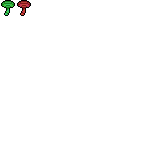
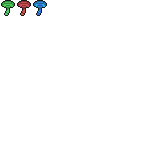
Layer changes from the first 160 x 160 image to the second:
added layer "Layer 6" (90%) above "Layer 4" over bbox(33, 0, 47, 16)
added layer "Layer 4" (90%) above "Layer 2" over bbox(17, 0, 31, 16)
"Layer 2": opacity 100% → 90%, painted on it over bbox(1, 0, 31, 16)
